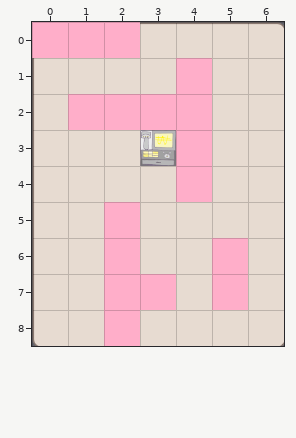
One commit to this Tiled map: HungryGame/proj.win32/map/48.tmx. Above is the file before it was changed.
Cells are 60x60 px. Shown: x 0..6, y 0..8.
The same view after the edit:
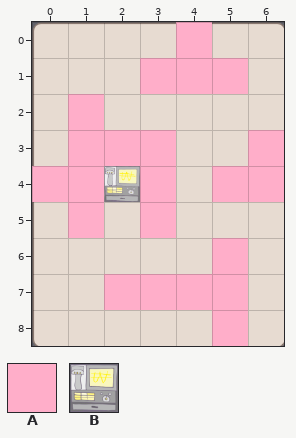
Key: from "metaset1": A 0; from "wall": B 0.
_ is an empty cell, # one hidden under a higher layer.
Change:
Layer "wall":
y 0: x 0..2 ### -> ___
y 2: x 2..4 ### -> ___
y 3: x 3..4 B# -> #_
y 4: x 2 _ -> B; x 4 # -> _
y 5..6: x 2 # -> _
y 8: x 2 # -> _
Layer "Items":
y 0: x 0..2 AAA -> ___; x 4 _ -> A
y 1: x 3 _ -> A; x 5 _ -> A
y 2: x 2..4 AAA -> ___
y 3: x 1..4 ___A -> AAA_; x 6 _ -> A
y 4: x 0..1 __ -> AA; x 3..6 _A__ -> A_AA
y 5: x 1..3 _A_ -> A_A
y 6: x 2 A -> _
y 7: x 4 _ -> A
y 8: x 2 A -> _; x 5 _ -> A
Pixel boxes of the changes (left, top, right, bottom) in both pictures:
changed: (32, 22, 284, 274)
added: (176, 274, 248, 346)
removed: (104, 310, 140, 346)
